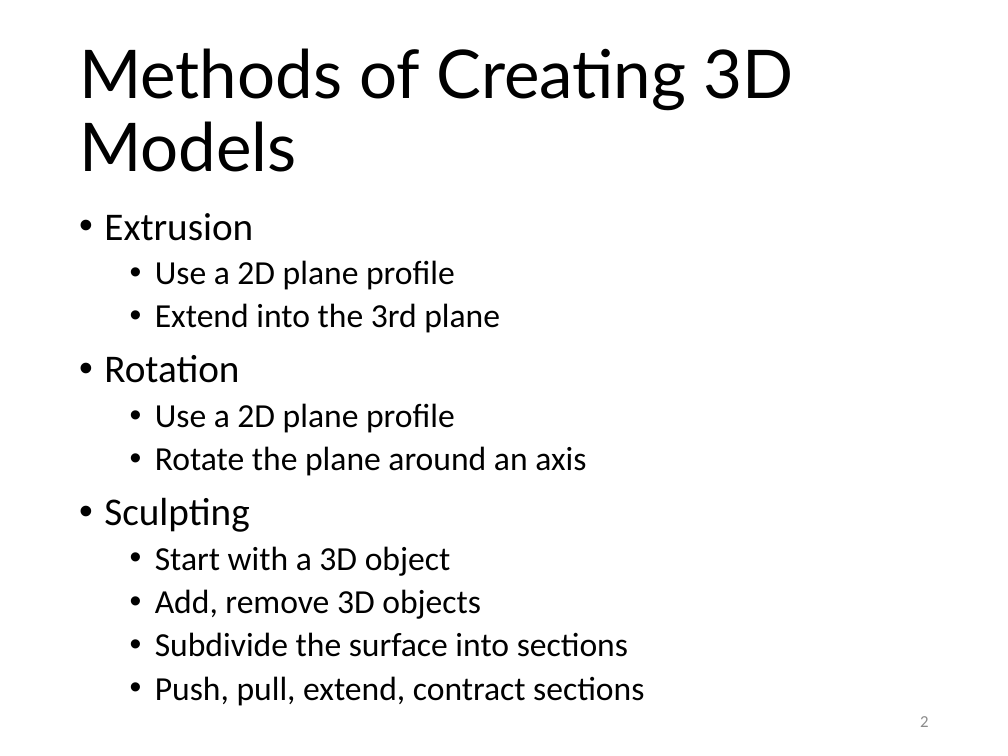
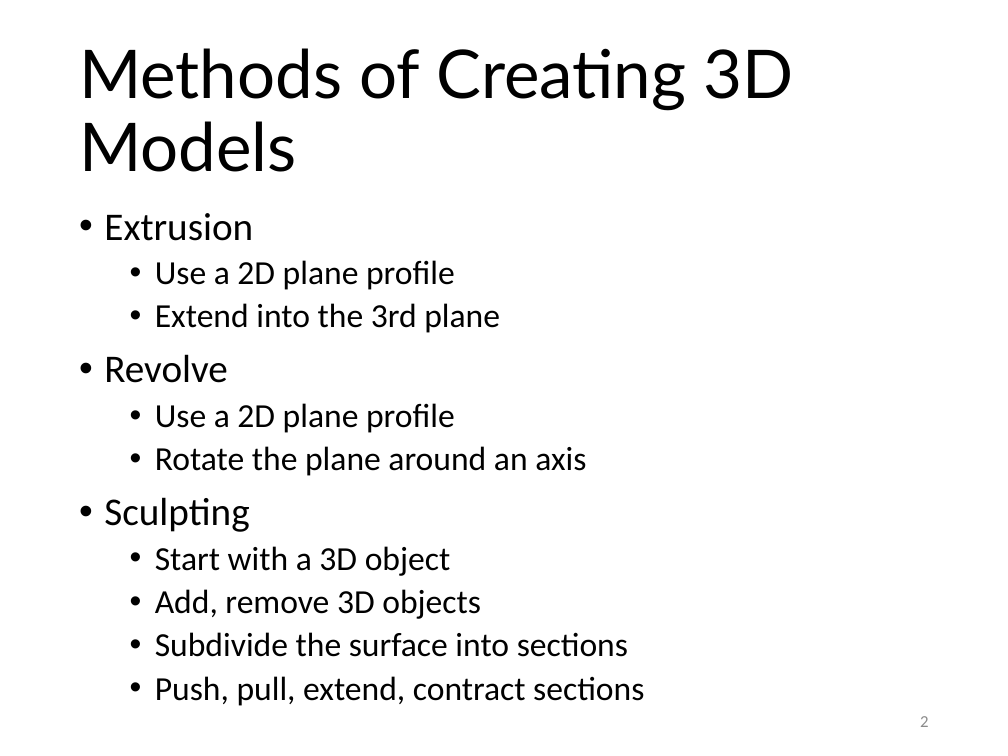
Before and after one commit to RDorville/digfab, a slide deck: slide 2 of presentations/ep1000_3dmodel2/ep1000_3dmodel2.pptx. Drawn at 1008x756 pixels with LibreOffice and Linux fonts; fonts in the diff are those of the drawing; background and template pictures are left out. Boxes give left, top, right and bottom in pixels: in the first picture for what was removed or moved away, otherwise in the second. Text is boxed around its words. In the diff, an @@ line names an element or a change of style, - is before the commit and + after.

```diff
--- a/presentations/ep1000_3dmodel2/ep1000_3dmodel2.pptx
+++ b/presentations/ep1000_3dmodel2/ep1000_3dmodel2.pptx
@@ text at <box>104,354,227,383</box>: text changed @@
-• Rotation
+• Revolve
```
Also in this commit, not shown: 17 other files.
